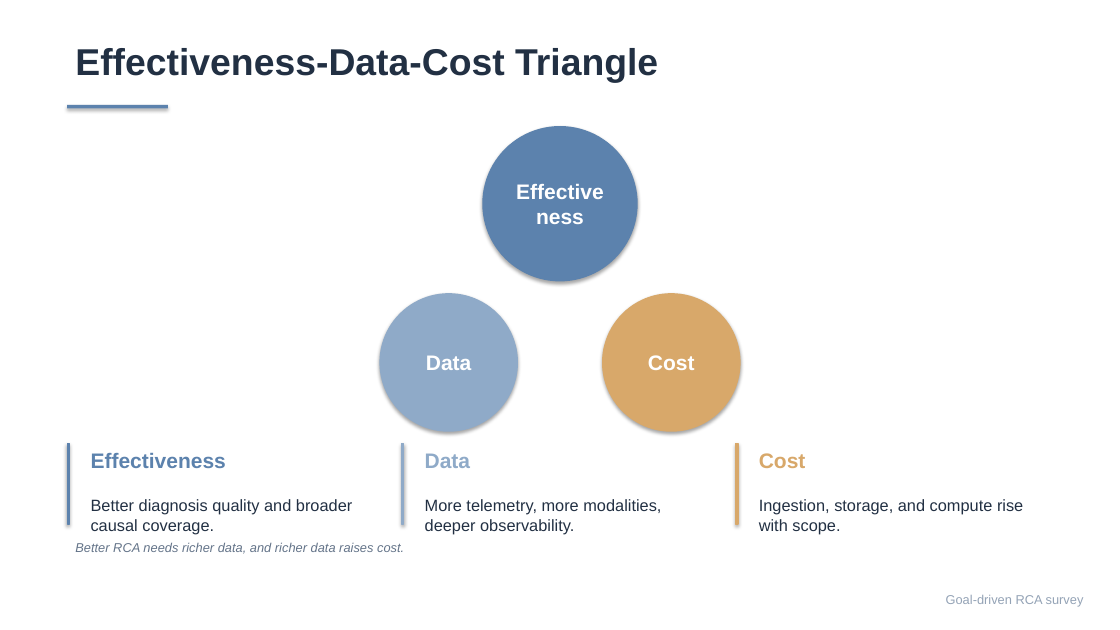
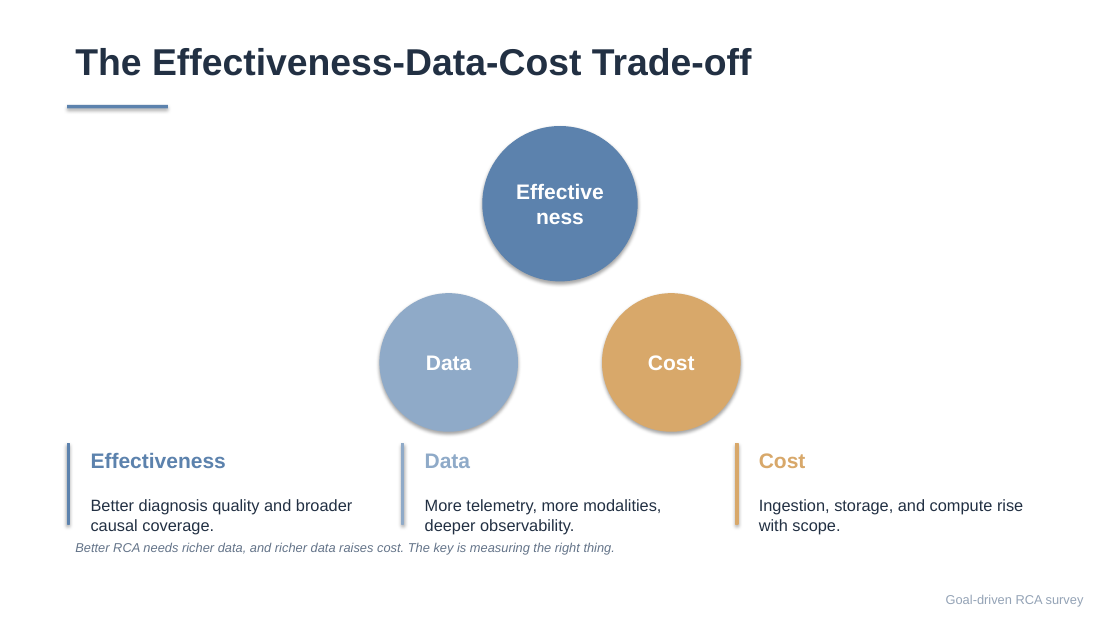
Before and after one commit to Lincyaw/paperops, a slide deck: slide 7 of examples/self-intro/diagnostic_world_model.pptx. Drawn at 1120x630 pixels with LibreOffice and Linux fonts; fonts in the diff are those of the drawing. Boxes give left, top, right and bottom in pixels: in the first picture for what was removed or moved away, otherwise in the second. Text is boxed around its words. In the diff, an @@ line names an element or a change of style, - is before the commit and + after.

```diff
--- a/examples/self-intro/diagnostic_world_model.pptx
+++ b/examples/self-intro/diagnostic_world_model.pptx
@@ text at <box>75,48,752,76</box>: text changed @@
-Effectiveness-Data-Cost Triangle
+The Effectiveness-Data-Cost Trade-off
@@ text at <box>75,542,615,555</box>: text changed @@
-Better RCA needs richer data, and richer data raises cost.
+Better RCA needs richer data, and richer data raises cost. The key is measuring the right thing.
```
Also in this commit, not shown: 7 other slides changed, 6 slides added, 7 slides removed, 1 other file.
